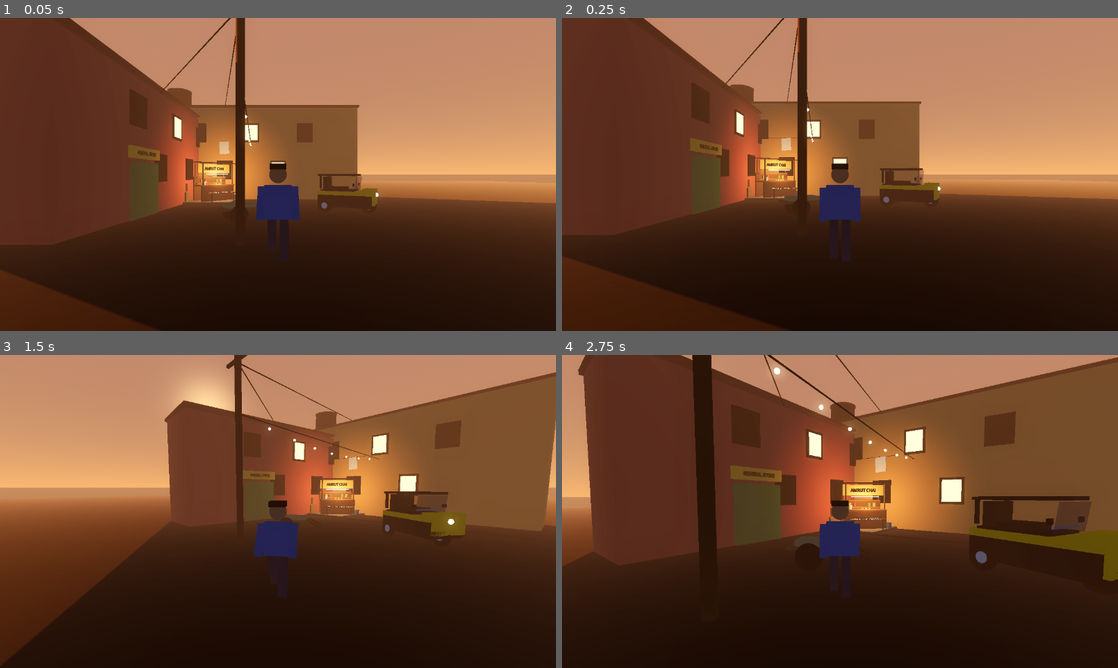
Above: before the commit, frames 1-4 (two rows, left to right).
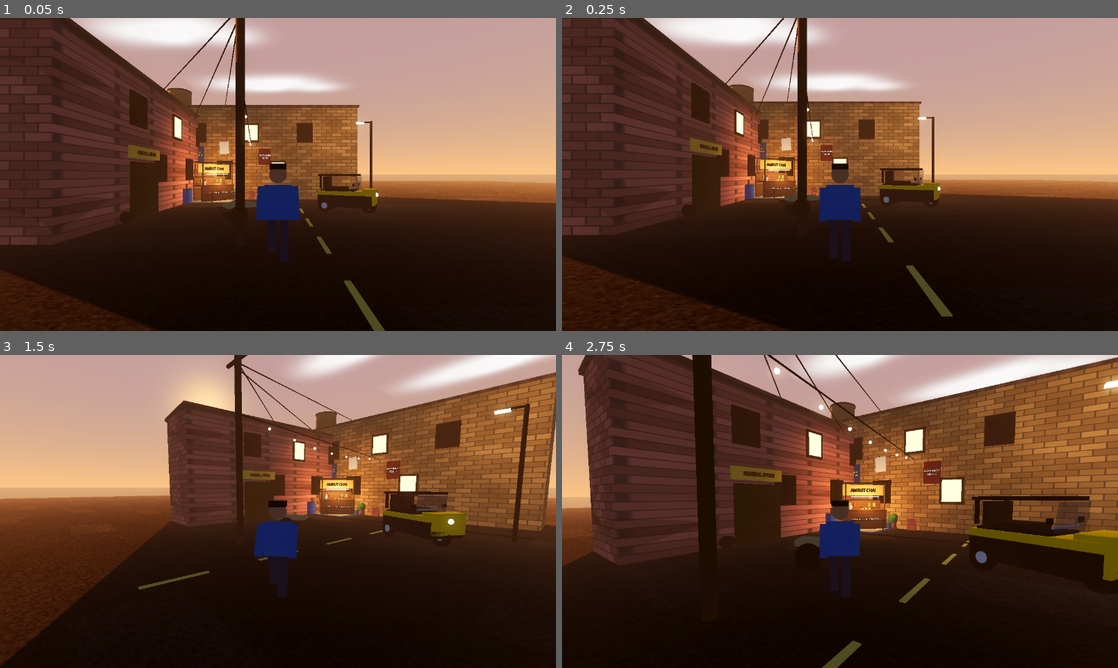
Above: after the commit, the same moments.

Repository: harshrcan/project-mayanagri
Game: Godot game, scene res://world/dharavi_corner.tscn
Same seed, same stepped clock (60 frames per second), same inputs: the game is played once before the commit and once after it.
Inputs (mouse positions are in pixels of both pictures, inside the frame that each line leads up to):
- Up to frame 1 (0.05 s): no input
- Up to frame 2 (0.25 s): no input
- Up to frame 3 (1.5 s): tap Enter at 0.5 s; move the mouse to (400, 495) at 0.52 s; hold D (move_right) 0.53-1.28 s; hold F (punch) 0.53-1.28 s; click (400, 495) at 0.67 s; tap Space (jump) at 0.77 s; move the mouse to (250, 511) at 1.27 s; hold W (move_forward) from 1.28 s (still down); tap Shift (run) at 1.35 s
- Up to frame 4 (2.75 s): keep holding W (move_forward); tap Space (jump) at 1.52 s; move the mouse to (851, 505) at 2.02 s; hold F (punch) from 2.03 s (still down)

The runs differ from the first frame. In frame 1, 43% of the frame differs, in the area x 0-100%, y 0-100%; in frame 2, 41%; in frame 3, 40%; in frame 4, 30%.

Commit message:
step2 DE: SA Definitive Edition look — procedural textures, density pass, clouds

Diff:
--- a/world/chai_stall.gd
+++ b/world/chai_stall.gd
@@ -16,12 +16,12 @@
 	var stall := Node3D.new()
 	stall.name = "ChaiStall"
 
-	# Counter + top + back wall + shelves.
-	Prim.box(stall, Vector3(0, 0.5, 0.55), Vector3(2.4, 1.0, 0.15), WOOD)
-	Prim.box(stall, Vector3(0, 1.02, 0), Vector3(2.4, 0.08, 1.3), WOOD_LIGHT)
-	Prim.box(stall, Vector3(0, 0.8, -0.55), Vector3(2.4, 1.6, 0.15), WOOD)
-	Prim.box(stall, Vector3(0, 1.15, -0.42), Vector3(2.2, 0.06, 0.3), WOOD_LIGHT)
-	Prim.box(stall, Vector3(0, 1.55, -0.42), Vector3(2.2, 0.06, 0.3), WOOD_LIGHT)
+	# Counter + top + back wall + shelves (wood texture, SA-DE pass).
+	Prim.box(stall, Vector3(0, 0.5, 0.55), Vector3(2.4, 1.0, 0.15), Prim.tmat("wood", Color.WHITE, Vector3(2, 1, 1)))
+	Prim.box(stall, Vector3(0, 1.02, 0), Vector3(2.4, 0.08, 1.3), Prim.tmat("wood", Color.WHITE, Vector3(2, 1, 1)))
+	Prim.box(stall, Vector3(0, 0.8, -0.55), Vector3(2.4, 1.6, 0.15), Prim.tmat("wood", Color.WHITE, Vector3(2, 1, 1)))
+	Prim.box(stall, Vector3(0, 1.15, -0.42), Vector3(2.2, 0.06, 0.3), Prim.tmat("wood", Color.WHITE, Vector3(2, 1, 1)))
+	Prim.box(stall, Vector3(0, 1.55, -0.42), Vector3(2.2, 0.06, 0.3), Prim.tmat("wood", Color.WHITE, Vector3(2, 1, 1)))
 	# Jars on the shelves (chai masala, sugar, biscuits).
 	Prim.cyl(stall, Vector3(-0.7, 1.3, -0.42), 0.09, 0.24, Color("d9a441"))
 	Prim.cyl(stall, Vector3(-0.4, 1.3, -0.42), 0.09, 0.24, Color("b0522f"))
@@ -55,7 +55,7 @@
 	for px in [-1.1, 1.1]:
 		for pz in [-0.55, 0.55]:
 			Prim.cyl(stall, Vector3(px, 1.25, pz), 0.04, 2.5, WOOD)
-	Prim.box(stall, Vector3(0, 2.55, 0), Vector3(2.7, 0.05, 1.6), ROOF_RUST, 0.0, Vector3(0.08, 0, 0))
+	Prim.box(stall, Vector3(0, 2.55, 0), Vector3(2.7, 0.05, 1.6), Prim.tmat("tin", Color.WHITE, Vector3(2, 1, 1)), 0.0, Vector3(0.08, 0, 0))
 	# Tube light (emissive) + the warm omni light that lights the counter.
 	Prim.box(stall, Vector3(0, 1.78, 0.45), Vector3(1.6, 0.06, 0.06), Color("ffd9a0"), 3.0)
 	var light := OmniLight3D.new()
@@ -67,6 +67,6 @@
 	stall.add_child(light)
 	# Two stools in front.
 	for sx in [-0.8, 0.8]:
-		Prim.cyl(stall, Vector3(sx, 0.55, 1.15), 0.18, 0.06, WOOD_LIGHT)
+		Prim.cyl(stall, Vector3(sx, 0.55, 1.15), 0.18, 0.06, Prim.tmat("wood", Color.WHITE, Vector3(1, 1, 1)))
 		Prim.cyl(stall, Vector3(sx, 0.28, 1.15), 0.04, 0.55, WOOD)
 	return stall
--- a/world/dharavi_corner.gd
+++ b/world/dharavi_corner.gd
@@ -1,8 +1,9 @@
 extends Node3D
-## Step 2 — Dharavi street corner look test.
+## Step 2 — Dharavi street corner look test. SA-DE edition (Harsh, 2026-11-15).
 ## One corner at golden evening: chai stall, parked auto, two chawl blocks.
-## Built from primitives (no textures yet — flat colour carries the look).
+## Built from primitives with procedural textures (tools/make_textures.py).
 ## Run with `-- --shot` under Xvfb to save a screenshot to docs/step2_shot.png.
+## `-- --shot-de` saves the DE look to docs/step2_shot_de.png.
 
 const Prim = preload("res://world/prim.gd")
 const AutoScript = preload("res://vehicles/auto.gd")
@@ -36,7 +37,7 @@
 	_build_camera()
 	_build_player()
 	print("[Mayanagri] Dharavi corner ready.")
-	if "--shot" in OS.get_cmdline_user_args() or "--shot-player" in OS.get_cmdline_user_args():
+	if "--shot" in OS.get_cmdline_user_args() or "--shot-player" in OS.get_cmdline_user_args() or "--shot-de" in OS.get_cmdline_user_args():
 		_take_screenshot()
 
 
@@ -45,11 +46,11 @@
 	env.background_mode = Environment.BG_SKY
 	var sky := Sky.new()
 	var sky_mat := ProceduralSkyMaterial.new()
-	sky_mat.sky_top_color = Color("1a2547")
-	sky_mat.sky_horizon_color = Color("e8873f")
+	sky_mat.sky_top_color = Color("2f5a8a")
+	sky_mat.sky_horizon_color = Color("ff9e57")
 	sky_mat.sky_curve = 0.12
-	sky_mat.ground_bottom_color = Color("14100c")
-	sky_mat.ground_horizon_color = Color("4a3a30")
+	sky_mat.ground_bottom_color = Color("241c14")
+	sky_mat.ground_horizon_color = Color("9a7a58")
 	sky_mat.ground_curve = 0.06
 	sky.sky_material = sky_mat
 	env.sky = sky
@@ -57,7 +58,7 @@
 	# separates the palette — sky ambient alone drowned everything orange.
 	env.ambient_light_source = Environment.AMBIENT_SOURCE_COLOR
 	env.ambient_light_color = Color("66779a")
-	env.ambient_light_energy = 0.5
+	env.ambient_light_energy = 0.6
 	env.tonemap_mode = Environment.TONE_MAPPER_ACES
 	env.glow_enabled = true
 	env.glow_intensity = 0.6
@@ -65,7 +66,7 @@
 	env.glow_bloom = 0.15
 	env.fog_enabled = true
 	env.fog_light_color = Color("c98a5e")
-	env.fog_density = 0.01
+	env.fog_density = 0.006
 	env.fog_sky_affect = 0.5
 	var world_env := WorldEnvironment.new()
 	world_env.environment = env
@@ -74,20 +75,35 @@
 	var sun := DirectionalLight3D.new()
 	sun.rotation_degrees = Vector3(-16, -115, 0)
 	sun.light_color = Color("ffb36b")
-	sun.light_energy = 1.2
+	sun.light_energy = 1.3
 	sun.shadow_enabled = true
 	add_child(sun)
+
+	# DE sky: a few soft cloud banks, flat planes facing down.
+	for c in [
+		[Vector3(-15, 24, -25), Vector2(34, 20)],
+		[Vector3(18, 26, -18), Vector2(26, 16)],
+		[Vector3(0, 22, -42), Vector2(40, 22)],
+	]:
+		var cloud := MeshInstance3D.new()
+		var cmesh := PlaneMesh.new()
+		cmesh.size = c[1]
+		cloud.mesh = cmesh
+		cloud.position = c[0]
+		cloud.rotation_degrees.x = 180.0
+		cloud.material_override = Prim.cloud_mat()
+		add_child(cloud)
 
 
 func _build_ground() -> void:
 	# Solid slab, not a visual-only plane: the player must stand on it
 	# (Step 3 caught the plane having no collision — Vee fell through).
-	Prim.solid_box(self, Vector3(0, -0.05, 0), Vector3(120, 0.1, 120), ASPHALT)
+	Prim.solid_box(self, Vector3(0, -0.05, 0), Vector3(120, 0.1, 120), Prim.tmat("asphalt", Color.WHITE, Vector3(30, 30, 30)))
 	# L-shaped sidewalk in the north-west quadrant, in front of the buildings.
-	Prim.box(self, Vector3(-8.5, 0.06, -4.5), Vector3(11, 0.12, 3), SIDEWALK)
-	Prim.box(self, Vector3(-4.5, 0.06, -8.5), Vector3(3, 0.12, 11), SIDEWALK)
+	Prim.box(self, Vector3(-8.5, 0.06, -4.5), Vector3(11, 0.12, 3), Prim.tmat("pavement", Color.WHITE, Vector3(11, 3, 3)))
+	Prim.box(self, Vector3(-4.5, 0.06, -8.5), Vector3(3, 0.12, 11), Prim.tmat("pavement", Color.WHITE, Vector3(3, 11, 11)))
 	# Drain edge along the east-west lane.
-	Prim.box(self, Vector3(-4, 0.02, -3.05), Vector3(20, 0.04, 0.3), DRAIN)
+	Prim.box(self, Vector3(-4, 0.02, -3.05), Vector3(20, 0.04, 0.3), Prim.tmat("asphalt", Color(0.55, 0.55, 0.55), Vector3(20, 1, 1)))
 
 
 func _window(parent: Node, pos: Vector3, lit: bool, facing_x: bool) -> void:
@@ -102,8 +118,8 @@
 
 func _build_buildings() -> void:
 	# Building A — ochre chawl along the north side (faces south, toward camera).
-	Prim.solid_box(self, Vector3(-4, 3.5, -7.5), Vector3(20, 7, 3), WALL_A)
-	Prim.box(self, Vector3(-4, 7.15, -7.5), Vector3(20.2, 0.15, 3.2), ROOF_RUST, 0.0, Vector3(0.1, 0, 0))
+	Prim.solid_box(self, Vector3(-4, 3.5, -7.5), Vector3(20, 7, 3), Prim.tmat("brick_ochre", Color.WHITE, Vector3(10, 3.5, 1.5)))
+	Prim.box(self, Vector3(-4, 7.15, -7.5), Vector3(20.2, 0.15, 3.2), Prim.tmat("tin", Color.WHITE, Vector3(10, 1, 1.6)), 0.0, Vector3(0.1, 0, 0))
 	for x in [-12.0, -8.0, -4.0, 0.0]:
 		_window(self, Vector3(x, 2.2, -5.95), x == -8.0 or x == 0.0, false)
 	for x in [-10.0, -6.0, -2.0, 2.0]:
@@ -111,7 +127,7 @@
 	# Teal door on building A.
 	Prim.box(self, Vector3(-12, 1.1, -5.95), Vector3(1.2, 2.2, 0.1), SHUTTER_TEAL)
 	# Water tank on the roof.
-	Prim.cyl(self, Vector3(-8, 7.9, -7.5), 0.9, 1.2, Color("1a1a1a"))
+	Prim.cyl(self, Vector3(-8, 7.9, -7.5), 0.9, 1.2, Prim.tmat("plaster", Color("b8b0a0"), Vector3(2, 2, 2)))
 	Prim.cyl(self, Vector3(-8, 8.55, -7.5), 0.95, 0.08, Color("1a1a1a"))
 	# Washing line + cloths on building A's front.
 	Prim.box(self, Vector3(-7, 4.3, -5.8), Vector3(8, 0.02, 0.02), Color("111111"))
@@ -121,14 +137,14 @@
 		Prim.box(self, Vector3(cx, 3.85, -5.8), Vector3(0.7, 0.9, 0.03), cloth_colors[i], 0.0, Vector3(0, 0, 0.05 if i % 2 == 0 else -0.05))
 
 	# Building B — faded red chawl along the west side (faces east).
-	Prim.solid_box(self, Vector3(-7.5, 3.0, -4), Vector3(3, 6, 20), WALL_B)
-	Prim.box(self, Vector3(-7.5, 6.1, -4), Vector3(3.2, 0.15, 20.2), ROOF_RUST, 0.0, Vector3(0, 0, 0.08))
+	Prim.solid_box(self, Vector3(-7.5, 3.0, -4), Vector3(3, 6, 20), Prim.tmat("brick_red", Color.WHITE, Vector3(1.5, 3, 10)))
+	Prim.box(self, Vector3(-7.5, 6.1, -4), Vector3(3.2, 0.15, 20.2), Prim.tmat("tin", Color.WHITE, Vector3(1.6, 1, 10)), 0.0, Vector3(0, 0, 0.08))
 	for z in [-12.0, -8.0, -4.0, 0.0]:
 		_window(self, Vector3(-5.95, 2.2, z), z == -8.0, true)
 	for z in [-10.0, -6.0, -2.0, 2.0]:
 		_window(self, Vector3(-5.95, 4.6, z), z == -2.0, true)
 	# Corner shop: green shutter + signboard on building B's east face.
-	Prim.box(self, Vector3(-5.93, 1.2, 1.5), Vector3(0.1, 2.4, 2.2), SHUTTER_GREEN)
+	Prim.box(self, Vector3(-5.93, 1.2, 1.5), Vector3(0.1, 2.4, 2.2), Prim.tmat("wood", SHUTTER_GREEN, Vector3(1, 2, 2)))
 	Prim.box(self, Vector3(-5.93, 2.8, 1.5), Vector3(0.1, 0.5, 2.4), Color("e8b93c"))
 	var shop_sign := Label3D.new()
 	shop_sign.text = "GENERAL STORE"
@@ -159,6 +175,7 @@
 	Prim.box(self, Vector3(-1, 6.4, 6), Vector3(1.4, 0.1, 0.1), WOOD_DARK)
 	_wire(Vector3(-1, 6.3, 6), Vector3(-4, 6.9, -6))
 	_wire(Vector3(-1, 6.3, 6), Vector3(-6, 6.0, 0))
+	_wire(Vector3(-1, 6.1, 6), Vector3(-7.4, 5.6, -8))
 
 
 func _build_string_lights() -> void:
@@ -184,8 +201,8 @@
 
 
 func _build_props() -> void:
-	Prim.box(self, Vector3(-6.2, 0.42, -3.6), Vector3(0.6, 0.6, 0.6), CRATE)
-	Prim.box(self, Vector3(-6.2, 1.02, -3.6), Vector3(0.5, 0.5, 0.5), CRATE, 0.0, Vector3(0, 0.4, 0))
+	Prim.box(self, Vector3(-6.2, 0.42, -3.6), Vector3(0.6, 0.6, 0.6), Prim.tmat("wood", Color.WHITE, Vector3(1, 1, 1)))
+	Prim.box(self, Vector3(-6.2, 1.02, -3.6), Vector3(0.5, 0.5, 0.5), Prim.tmat("wood", Color.WHITE, Vector3(1, 1, 1)), 0.0, Vector3(0, 0.4, 0))
 	var sack := Prim.sphere(self, Vector3(-5.6, 0.3, -5.6), 0.45, SACK)
 	sack.scale = Vector3(1.0, 0.65, 1.0)
 	var sack2 := Prim.sphere(self, Vector3(-5.0, 0.3, -5.7), 0.4, SACK)
@@ -197,12 +214,56 @@
 	cart.position = Vector3(-1.5, 0, 2.8)
 	cart.rotation.y = 0.5
 	add_child(cart)
-	Prim.box(cart, Vector3(0, 0.55, 0), Vector3(1.6, 0.08, 0.9), Color("9a6b3f"))
+	Prim.box(cart, Vector3(0, 0.55, 0), Vector3(1.6, 0.08, 0.9), Prim.tmat("wood", Color.WHITE, Vector3(2, 1, 1)))
 	Prim.box(cart, Vector3(0, 0.62, 0), Vector3(1.2, 0.25, 0.7), SACK)
 	Prim.cyl(cart, Vector3(-0.2, 0.35, 0.48), 0.35, 0.06, Color("141414"), 0.0, Vector3(PI / 2, 0, 0))
 	Prim.cyl(cart, Vector3(-0.2, 0.35, -0.48), 0.35, 0.06, Color("141414"), 0.0, Vector3(PI / 2, 0, 0))
 	Prim.cyl(cart, Vector3(1.0, 0.45, 0.3), 0.03, 0.7, WOOD_DARK, 0.0, Vector3(0, 0, 1.1))
 	Prim.cyl(cart, Vector3(1.0, 0.45, -0.3), 0.03, 0.7, WOOD_DARK, 0.0, Vector3(0, 0, 1.1))
+
+	# --- SA-DE density pass (2026-11-15) ---
+	# Streetlight with a warm lamp (second light source after the stall).
+	Prim.cyl(self, Vector3(5.5, 2.5, -2), 0.07, 5.0, Color("1c1c1c"))
+	Prim.box(self, Vector3(5.2, 4.95, -2), Vector3(0.7, 0.08, 0.08), Color("1c1c1c"))
+	Prim.box(self, Vector3(4.85, 4.9, -2), Vector3(0.45, 0.1, 0.22), Color("ffca7a"), 2.0)
+	var lamp := OmniLight3D.new()
+	lamp.position = Vector3(4.85, 4.7, -2)
+	lamp.light_color = Color("ffd9a0")
+	lamp.light_energy = 1.4
+	lamp.omni_range = 9.0
+	add_child(lamp)
+	# Trash bags near building B.
+	for tb in [Vector3(-6.4, 0.22, 2.4), Vector3(-6.0, 0.2, 2.9), Vector3(-6.5, 0.45, 2.7)]:
+		var bag := Prim.sphere(self, tb, 0.32, Color("161616"))
+		bag.scale = Vector3(1.0, 0.7, 1.0)
+	# Stack of bricks against building A.
+	for i in 5:
+		Prim.box(self, Vector3(-2.0 + float(i % 2) * 0.05, 0.12 + float(i / 2) * 0.22, -5.7), Vector3(0.42, 0.2, 0.2), Color("a85f52"), 0.0, Vector3(0, 0.1 * float(i), 0))
+	# Water drum by the stall.
+	Prim.cyl(self, Vector3(-5.8, 0.45, -3.2), 0.3, 0.9, Color("2f5fa8"))
+	Prim.cyl(self, Vector3(-5.8, 0.92, -3.2), 0.32, 0.06, Color("24486e"))
+	# Potted plants flanking the stall.
+	for pp in [Vector3(-5.6, 0, -5.6), Vector3(-3.2, 0, -5.8)]:
+		Prim.cyl(self, pp + Vector3(0, 0.2, 0), 0.25, 0.4, Color("a85f3a"))
+		Prim.sphere(self, pp + Vector3(0, 0.55, 0), 0.3, Color("4a7a3a"))
+		Prim.sphere(self, pp + Vector3(0.15, 0.7, 0.1), 0.22, Color("557f3f"))
+	# Two more invented posters on building A.
+	_poster(Vector3(-1, 3.2, -5.93), "MAYANAGRI\nNIGHTS", Color("7a2a2a"), Color("f0e8d0"))
+	_poster(Vector3(-6, 3.4, -5.93), "CHAI PE\nCHARCHA", Color("2a4a7a"), Color("ffd94a"))
+	# Dashed centre line along the lane.
+	for dz in [-3.0, 0.0, 3.0, 6.0, 9.0]:
+		Prim.box(self, Vector3(1.2, 0.02, dz), Vector3(0.12, 0.02, 1.5), Color("d8c25a"))
+
+
+func _poster(pos: Vector3, text: String, bg: Color, fg: Color) -> void:
+	Prim.box(self, pos, Vector3(0.9, 1.2, 0.04), bg)
+	var l := Label3D.new()
+	l.text = text
+	l.font_size = 28
+	l.pixel_size = 0.005
+	l.modulate = fg
+	l.position = pos + Vector3(0, 0, 0.05)
+	add_child(l)
 
 
 func _build_camera() -> void:
@@ -216,9 +277,9 @@
 
 
 func _build_player() -> void:
-	# No player in --shot mode: the fixed camera owns the frame then.
+	# No player in --shot / --shot-de mode: the fixed camera owns the frame.
 	# (--shot-player spawns the player and shoots from his camera.)
-	if "--shot" in OS.get_cmdline_user_args():
+	if "--shot" in OS.get_cmdline_user_args() or "--shot-de" in OS.get_cmdline_user_args():
 		return
 	var player := PlayerScene.instantiate()
 	player.position = Vector3(0, 0.3, 8)
@@ -230,7 +291,11 @@
 	for i in 10:
 		await get_tree().process_frame
 	var img := get_viewport().get_texture().get_image()
-	var path := "res://docs/step3_shot.png" if "--shot-player" in OS.get_cmdline_user_args() else "res://docs/step2_shot.png"
+	var path := "res://docs/step2_shot.png"
+	if "--shot-player" in OS.get_cmdline_user_args():
+		path = "res://docs/step3_shot.png"
+	elif "--shot-de" in OS.get_cmdline_user_args():
+		path = "res://docs/step2_shot_de.png"
 	var err := img.save_png(path)
 	if err == OK:
 		print("[Mayanagri] screenshot saved to ", path, " (", img.get_width(), "x", img.get_height(), ")")
--- a/world/prim.gd
+++ b/world/prim.gd
@@ -1,9 +1,16 @@
-## Shared primitive builders for Project Mayanagri look tests.
-## Flat-colour low-poly: no textures yet. Materials are cached by colour so
-## the whole corner shares a handful of StandardMaterial3D resources.
+## Shared primitive builders for Project Mayanagri.
+## SA-DE look: procedural textures (world/textures/, made by
+## tools/make_textures.py) + flat colours where paint is enough.
+## Materials are cached so the whole corner shares a handful of resources.
 ## Usage: const Prim = preload("res://world/prim.gd")  then  Prim.box(...)
+## A shape's last colour argument takes a Color OR a Material
+## (e.g. Prim.tmat("brick_ochre", Color.WHITE, Vector3(10, 3.5, 1.5))).
+
+const TEX_DIR := "res://world/textures/"
 
 static var _mat_cache := {}
+static var _tex_cache := {}
+static var _tmat_cache := {}
 
 
 static func mat(color: Color, emission_energy := 0.0) -> StandardMaterial3D:
@@ -35,19 +42,61 @@
 	return m
 
 
-static func box(parent: Node, pos: Vector3, size: Vector3, color: Color, emission_energy := 0.0, rot := Vector3.ZERO) -> MeshInstance3D:
+static func _resolve_mat(m, emission_energy := 0.0) -> Material:
+	if m is Material:
+		return m
+	return mat(m, emission_energy)
+
+
+static func tex(tex_name: String) -> Texture2D:
+	if not _tex_cache.has(tex_name):
+		var t: Texture2D = load(TEX_DIR + tex_name + ".png")
+		_tex_cache[tex_name] = t
+	return _tex_cache[tex_name]
+
+
+## Textured material. tint multiplies the texture (WHITE = as painted).
+## uv_scale tiles the texture: a 2 m tile on a 20 m wall is (10, ...).
+static func tmat(tex_name: String, tint: Color, uv_scale: Vector3) -> StandardMaterial3D:
+	var key := str(tex_name, "|", tint.to_html(), "|", uv_scale)
+	if _tmat_cache.has(key):
+		return _tmat_cache[key]
+	var m := StandardMaterial3D.new()
+	m.albedo_texture = tex(tex_name)
+	m.albedo_color = tint
+	m.roughness = 0.9
+	m.metallic_specular = 0.0
+	m.uv1_scale = uv_scale
+	_tmat_cache[key] = m
+	return m
+
+
+static func cloud_mat() -> StandardMaterial3D:
+	if _tmat_cache.has("cloud"):
+		return _tmat_cache["cloud"]
+	var m := StandardMaterial3D.new()
+	m.albedo_texture = tex("cloud")
+	m.albedo_color = Color(1, 1, 1, 0.95)
+	m.transparency = BaseMaterial3D.TRANSPARENCY_ALPHA
+	m.shading_mode = BaseMaterial3D.SHADING_MODE_UNSHADED
+	m.disable_fog = true
+	_tmat_cache["cloud"] = m
+	return m
+
+
+static func box(parent: Node, pos: Vector3, size: Vector3, mat_or_color, emission_energy := 0.0, rot := Vector3.ZERO) -> MeshInstance3D:
 	var mi := MeshInstance3D.new()
 	var mesh := BoxMesh.new()
 	mesh.size = size
 	mi.mesh = mesh
 	mi.position = pos
 	mi.rotation = rot
-	mi.material_override = mat(color, emission_energy)
+	mi.material_override = _resolve_mat(mat_or_color, emission_energy)
 	parent.add_child(mi)
 	return mi
 
 
-static func cyl(parent: Node, pos: Vector3, radius: float, height: float, color: Color, emission_energy := 0.0, rot := Vector3.ZERO) -> MeshInstance3D:
+static func cyl(parent: Node, pos: Vector3, radius: float, height: float, mat_or_color, emission_energy := 0.0, rot := Vector3.ZERO) -> MeshInstance3D:
 	var mi := MeshInstance3D.new()
 	var mesh := CylinderMesh.new()
 	mesh.top_radius = radius
@@ -56,37 +105,37 @@
 	mi.mesh = mesh
 	mi.position = pos
 	mi.rotation = rot
-	mi.material_override = mat(color, emission_energy)
+	mi.material_override = _resolve_mat(mat_or_color, emission_energy)
 	parent.add_child(mi)
 	return mi
 
 
-static func sphere(parent: Node, pos: Vector3, radius: float, color: Color, emission_energy := 0.0) -> MeshInstance3D:
+static func sphere(parent: Node, pos: Vector3, radius: float, mat_or_color, emission_energy := 0.0) -> MeshInstance3D:
 	var mi := MeshInstance3D.new()
 	var mesh := SphereMesh.new()
 	mesh.radius = radius
 	mesh.height = radius * 2.0
 	mi.mesh = mesh
 	mi.position = pos
-	mi.material_override = mat(color, emission_energy)
+	mi.material_override = _resolve_mat(mat_or_color, emission_energy)
 	parent.add_child(mi)
 	return mi
 
 
-static func plane(parent: Node, pos: Vector3, size: Vector2, color: Color) -> MeshInstance3D:
+static func plane(parent: Node, pos: Vector3, size: Vector2, mat_or_color) -> MeshInstance3D:
 	var mi := MeshInstance3D.new()
 	var mesh := PlaneMesh.new()
 	mesh.size = size
 	mi.mesh = mesh
 	mi.position = pos
-	mi.material_override = mat(color)
+	mi.material_override = _resolve_mat(mat_or_color)
 	parent.add_child(mi)
 	return mi
 
 
 ## A solid box that also blocks the player (used for ground + building walls).
-static func solid_box(parent: Node, pos: Vector3, size: Vector3, color: Color) -> MeshInstance3D:
-	var mi := box(parent, pos, size, color)
+static func solid_box(parent: Node, pos: Vector3, size: Vector3, mat_or_color) -> MeshInstance3D:
+	var mi := box(parent, pos, size, mat_or_color)
 	var body := StaticBody3D.new()
 	body.position = pos
 	var shape := CollisionShape3D.new()
Binary file added: docs/step2_shot_de.png
Binary file changed: docs/step3_shot.png
Binary file added: world/textures/asphalt.png
Not shown, added: world/textures/asphalt.png.import
Binary file added: world/textures/brick_ochre.png
Not shown, added: world/textures/brick_ochre.png.import
Binary file added: world/textures/brick_red.png
Not shown, added: world/textures/brick_red.png.import
Binary file added: world/textures/cloud.png
Not shown, added: world/textures/cloud.png.import
Binary file added: world/textures/pavement.png
Not shown, added: world/textures/pavement.png.import
(and 9 more such lines)
